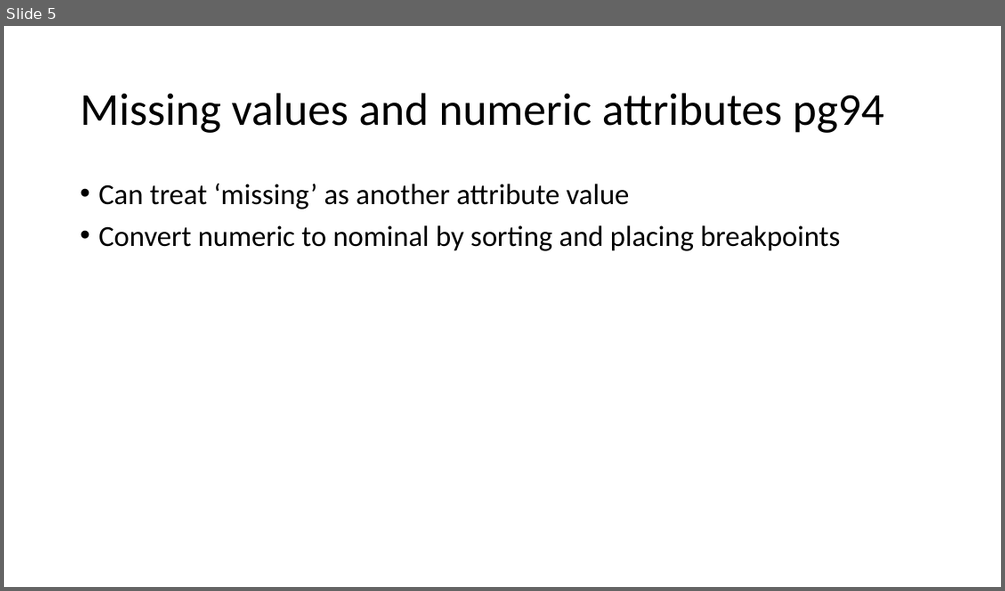
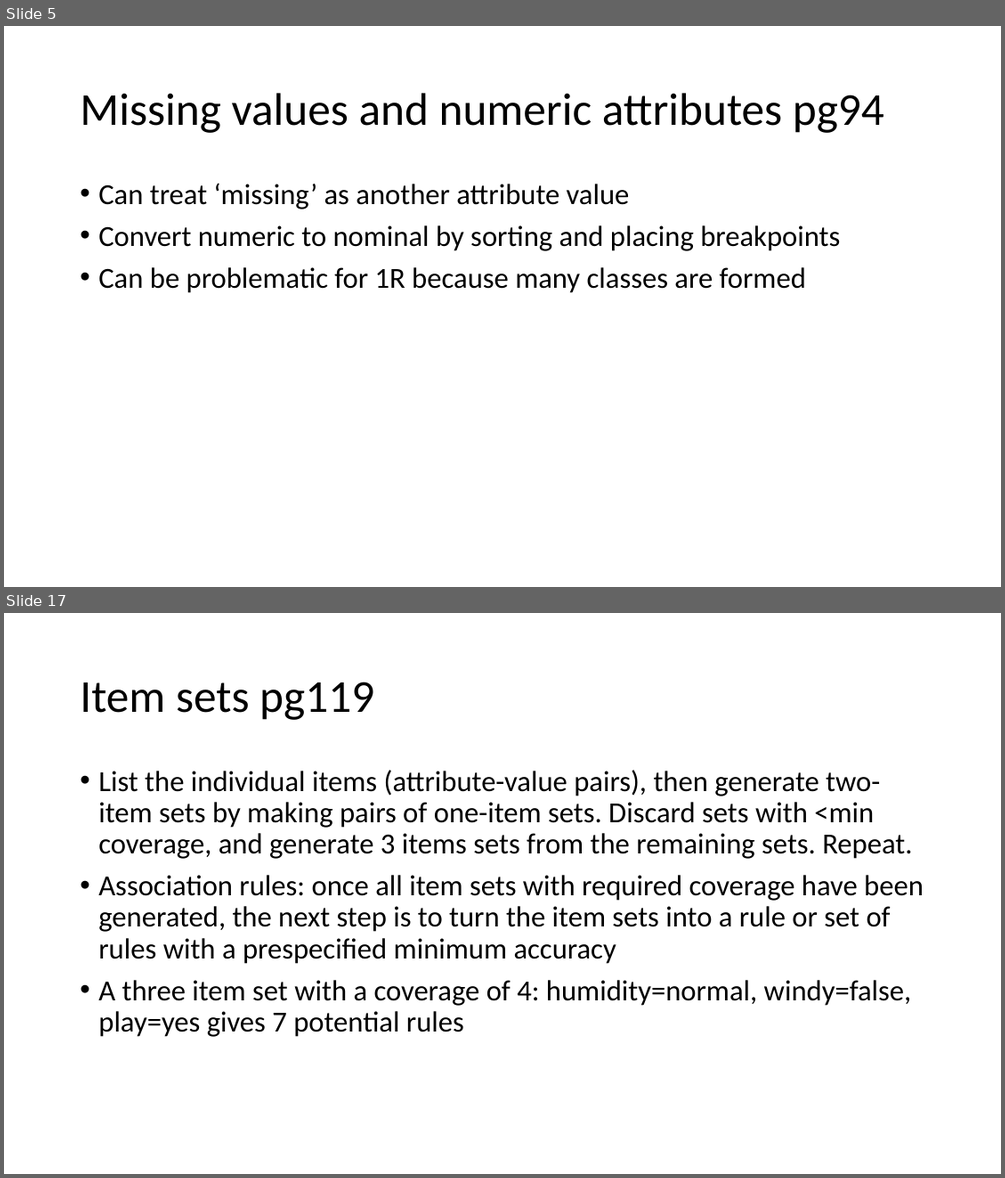
Before and after one commit to russellu/cs405, a slide deck: Lecture_Algorithms.pptx. Shown one above the other, each under a label of ours: slide 5 before the commit, slides 5 and 17 after it; the slides between them are not shown. The pictures are 1005x591 and 1005x1178 pixels, drawn with LibreOffice and Linux fonts; fonts in the diff are those of the drawing. Boxes give left, top, right and bottom in pixels: in the first picture for what was removed or moved away, otherwise in the second. Text is boxed around its words. In the diff, an @@ line names an element or a change of style, - is before the commit and + after.

```diff
--- a/Lecture_Algorithms.pptx
+++ b/Lecture_Algorithms.pptx
@@ slide 17 added at <box>4,613,1001,1174</box>, background #FFFFFF @@
@@ title added at <box>80,682,374,720</box>, 44 pt, text #000000 @@
+Item sets pg119
@@ text added at <box>98,770,923,1037</box>, 28 pt, text #000000 @@
+• List the individual items (attribute-value pairs), then generate two-item sets by making pairs of one-item sets. Discard sets with <min coverage, and generate 3 items sets from the remaining sets. Repeat.
+• Association rules: once all item sets with required coverage have been generated, the next step is to turn the item sets into a rule or set of rules with a prespecified minimum accuracy
+• A three item set with a coverage of 4: humidity=normal, windy=false, play=yes gives 7 potential rules
@@ slide 5 changed as well @@
@@ text at <box>98,267,806,293</box>: paragraph added @@
+• Can be problematic for 1R because many classes are formed
```
Also in this commit, not shown: 32 other slides added.
